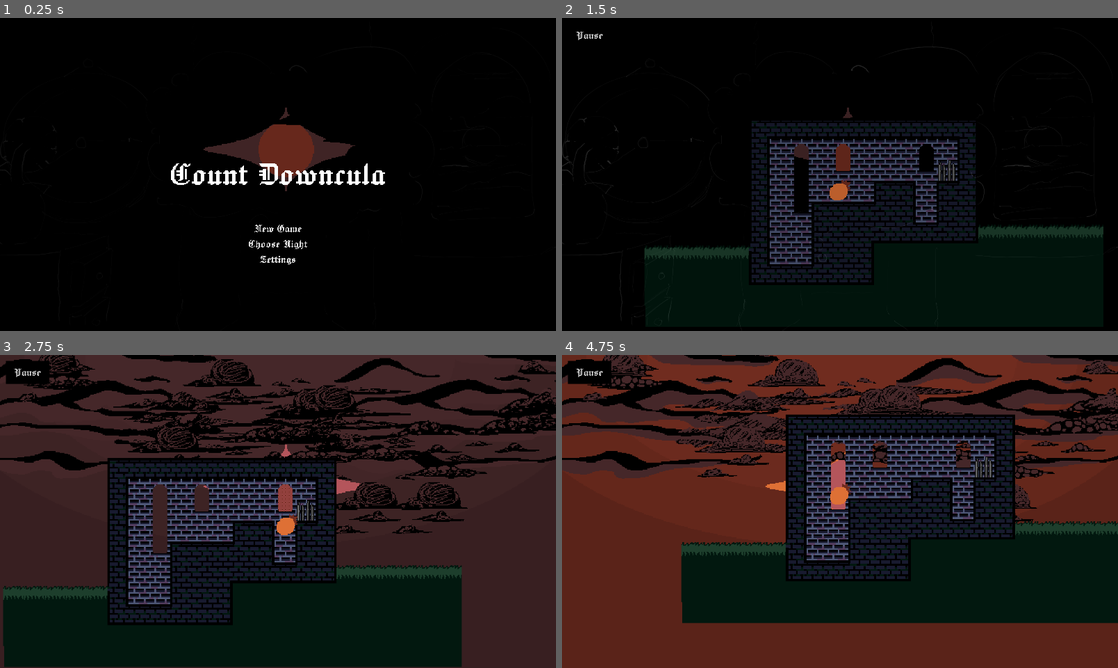
Above: before the commit, frames 1-4 (two rows, left to right).
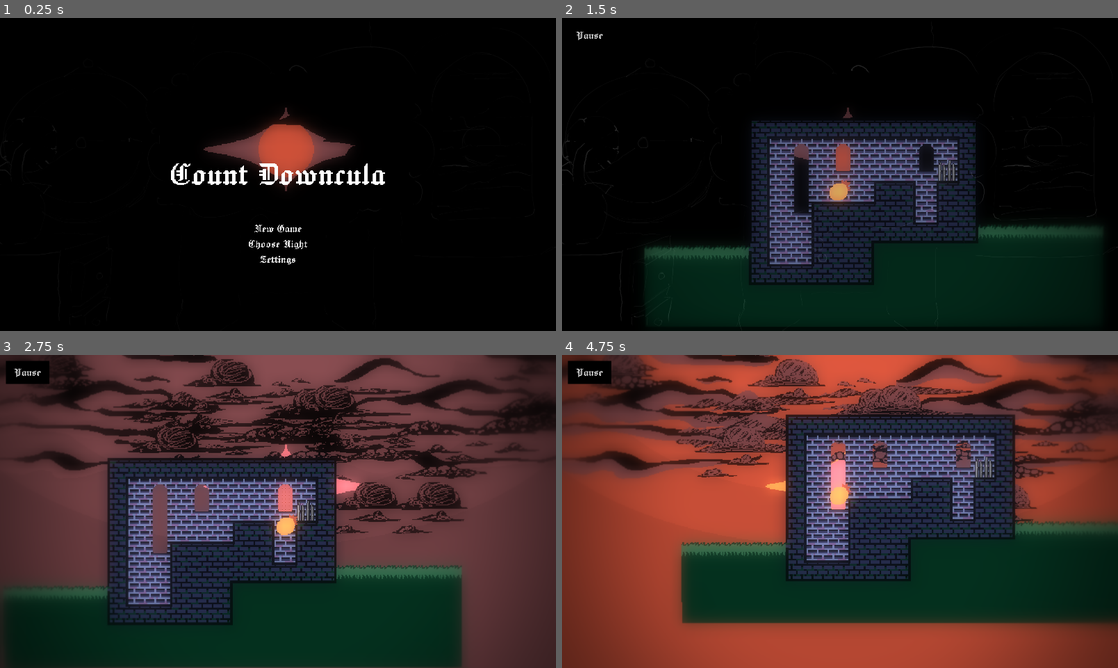
Above: after the commit, the same moments.

Repository: Agecaf/gmtk26-jamgame
Game: Godot game, scene res://main.tscn
Same seed, same stepped clock (60 frames per second), same inputs: the game is played once before the commit and once after it.
Inputs:
- Up to frame 1 (0.25 s): no input
- Up to frame 2 (1.5 s): click "New Game" at 0.5 s; click "Continue" at 1.25 s
- Up to frame 3 (2.75 s): tap Enter (ui_accept) at 2 s; hold D (right) from 2.03 s (still down); tap S (crouch) at 2.1 s; tap W (jump) at 2.27 s
- Up to frame 4 (4.75 s): tap Backspace at 2.85 s; tap W (jump) at 3.02, 4.52 s; release D (right) at 3.53 s; hold A (left) 3.53-4.28 s; tap Delete at 3.6 s; hold D (right) from 4.28 s (still down); tap Keypad Enter at 4.35 s

The runs differ from the first frame. In frame 1, 2.6% of the frame differs, in the area x 38-63%, y 31-54%; in frame 2, 11%; in frame 3, 61%; in frame 4, 74%, in the area x 0-100%, y 0-100%.

Commit message:
Screen shader test.

Diff:
--- /dev/null
+++ b/assets/other/shader/screen_shader.gdshader
@@ -0,0 +1,14 @@
+shader_type canvas_item;
+uniform sampler2D screen_texture : hint_screen_texture, repeat_disable, filter_linear_mipmap;
+
+void vertex() {
+	// Called for every vertex the material is visible on.
+}
+
+void fragment() {
+	float r = length((UV - vec2(0.5, 0.5)) * vec2(16.0, 9.0));
+	COLOR = textureLod(screen_texture, UV, smoothstep(3.0, 10.0, r) * 2.0);
+	COLOR.rgb *= 1.0 - smoothstep(4.0, 10.0, r);
+	COLOR.rgb += textureLod(screen_texture, UV, 4.0).rgb * 0.5;
+	COLOR.rgb += textureLod(screen_texture, UV, 8.0).rgb * 0.5;
+}
--- a/main.tscn
+++ b/main.tscn
@@ -10,6 +10,17 @@
 [ext_resource type="PackedScene" uid="uid://dpswi3ihio6ui" path="res://test/zerok/zerok_test_level.tscn" id="5_kek77"]
 [ext_resource type="Theme" uid="uid://cyj05vdf0ga8u" path="res://assets/other/theme/game_theme.tres" id="6_7mycd"]
 [ext_resource type="Texture2D" uid="uid://1vhum3km4sko" path="res://assets/art/background/transmission.png" id="6_kek77"]
+[ext_resource type="Shader" uid="uid://bu0m4efae4kus" path="res://assets/other/shader/screen_shader.gdshader" id="7_efxa6"]
+
+[sub_resource type="ShaderMaterial" id="ShaderMaterial_dg77c"]
+shader = ExtResource("7_efxa6")
+
+[sub_resource type="Gradient" id="Gradient_ycdy4"]
+
+[sub_resource type="GradientTexture2D" id="GradientTexture2D_kafe6"]
+gradient = SubResource("Gradient_ycdy4")
+width = 1920
+height = 1080
 
 [node name="Main" type="Node2D" unique_id=1162885059]
 
@@ -28,6 +39,11 @@
 
 [node name="FrontLayer" type="CanvasLayer" parent="." unique_id=2097345781]
 
+[node name="ScreenShader" type="Sprite2D" parent="FrontLayer" unique_id=185174979]
+material = SubResource("ShaderMaterial_dg77c")
+texture = SubResource("GradientTexture2D_kafe6")
+centered = false
+
 [node name="BlackFrame" type="Sprite2D" parent="FrontLayer" unique_id=728306067]
 process_mode = 3
 scale = Vector2(0.5010417, 0.5013889)
Not shown, added: assets/other/shader/screen_shader.gdshader.uid
